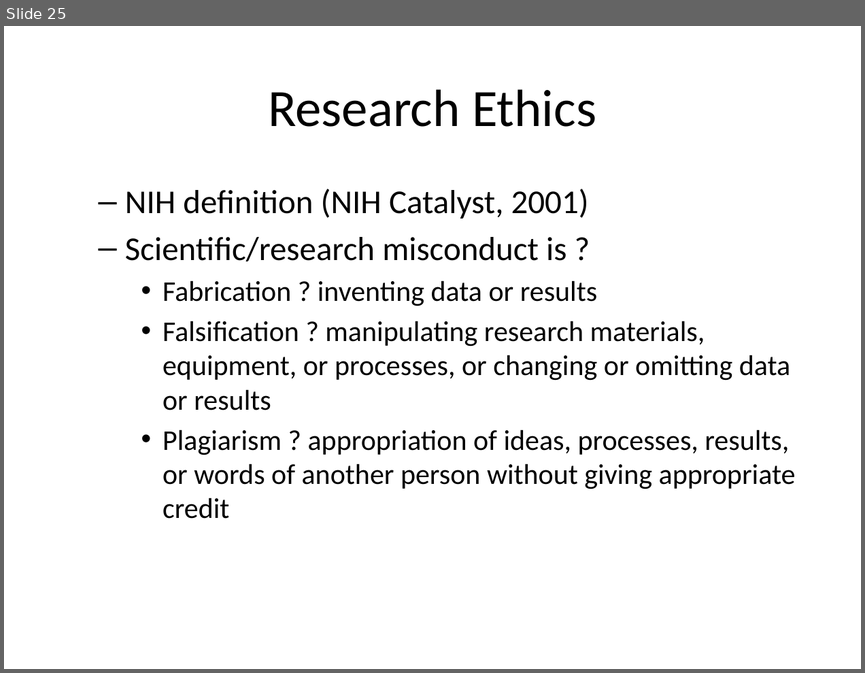
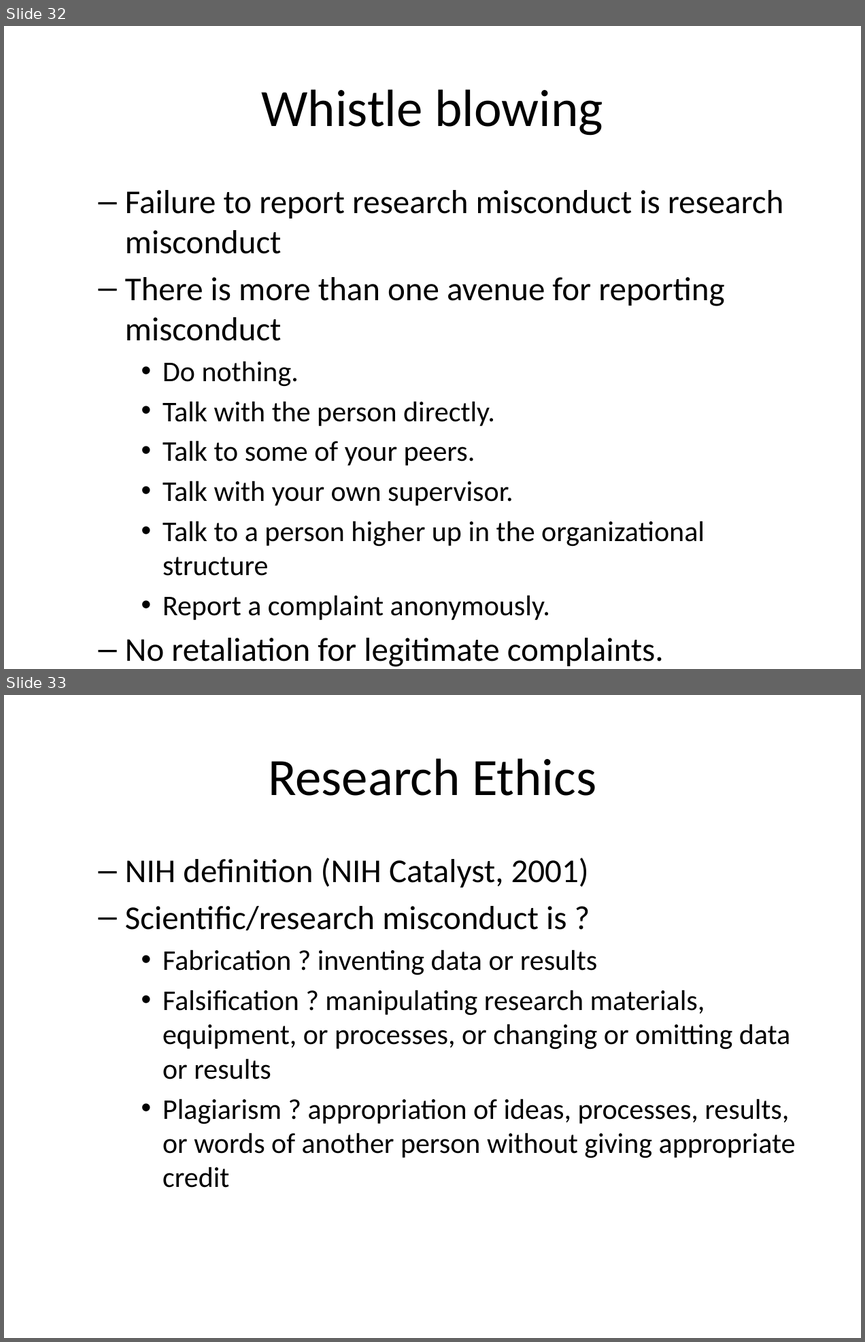
Before and after one commit to classes-medb/5510, a slide deck: doc/video-02-planning.pptx. Shown one above the other, each under a label of ours: slide 25 before the commit, slides 32 and 33 after it. The pictures are 865x673 and 865x1342 pixels, drawn with LibreOffice and Linux fonts; fonts in the diff are those of the drawing. Boxes give left, top, right and bottom in pixels: in the first picture for what was removed or moved away, otherwise in the second. Text is boxed around its words. In the diff, an @@ line names an element or a change of style, - is before the commit and + after.

```diff
--- a/doc/video-02-planning.pptx
+++ b/doc/video-02-planning.pptx
@@ slide 32 added at box(4, 26, 861, 669), background #FFFFFF @@
@@ title added at box(261, 89, 603, 135), 44 pt, text #000000 @@
+Whistle blowing
@@ text added at box(125, 190, 783, 667), 24 pt, text #000000 @@
+  – Failure to report research misconduct is research misconduct
+  – There is more than one avenue for reporting misconduct
+    • Do nothing.
+    • Talk with the person directly.
+    • Talk to some of your peers.
+    • Talk with your own supervisor.
+    • Talk to a person higher up in the organizational structure
+    • Report a complaint anonymously.
+  – No retaliation for legitimate complaints.
@@ what was slide 25 is now slide 33 @@
```
Also in this commit, not shown: 10 slides changed, 20 other slides added, 13 slides removed, 6 other files.
